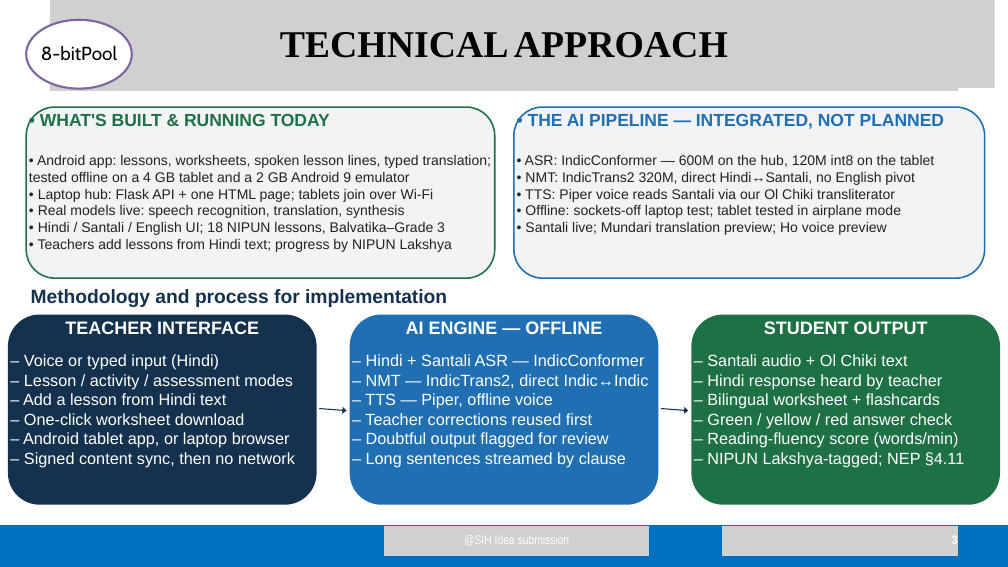
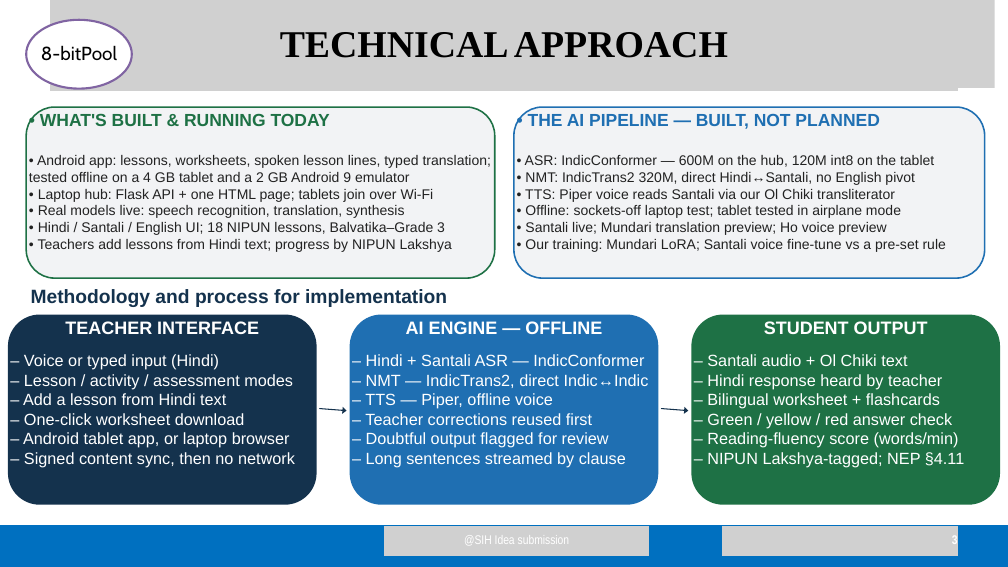
Before and after one commit to barath0512s-rgb/nijbhasha, a slide deck: slide 3 of docs/deck/Nijbhasha_SIH26042_8-bitPool.pptx. Drawn at 1008x567 pixels with LibreOffice and Linux fonts; fonts in the diff are those of the drawing; grey boxes stand for pictures. Boxes give left, top, right and bottom in pixels: in the first picture for what was removed or moved away, otherwise in the second. Text is boxed around its words. In the diff, an @@ line names an element or a change of style, - is before the commit and + after.

```diff
--- a/docs/deck/Nijbhasha_SIH26042_8-bitPool.pptx
+++ b/docs/deck/Nijbhasha_SIH26042_8-bitPool.pptx
@@ text at bbox=[528, 114, 879, 129]: text changed @@
-• THE AI PIPELINE — INTEGRATED, NOT PLANNED
+• THE AI PIPELINE — BUILT, NOT PLANNED
@@ text at bbox=[525, 239, 946, 252]: paragraph added @@
+• Our training: Mundari LoRA; Santali voice fine-tune vs a pre-set rule
```
Also in this commit, not shown: 2 other slides changed, 3 other files.
